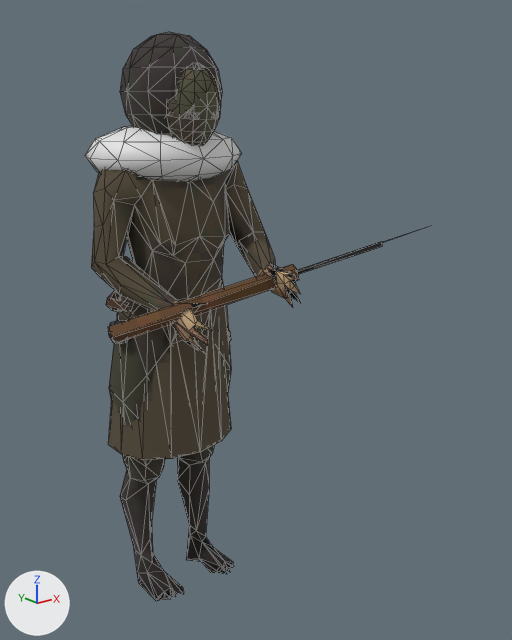
Two versions of the glTF model client/assets/units/skirmisher.glb, one commit apart.
Before and after are seen from a 50 mm camera at (-0.752, -1.245, 1.084) aimed at (0.114, -0.163, 0.651). The axes (+X, +Y, +Z) are drawn at lower left. The lights are the same throughout. The picture after the commit comes second. Mesh edges are drawn as thin lines. Vertices at exactly the same position are counted once.

Script lines for the objects in view, before the commit:
```python
mat_skirmisherbody = principled_material('skirmisherBody')
mat_skirmisherbody.texture = img_skirmisher
mat_skirmisherbody.roughness = 1.0
me_accent = bpy.data.meshes.new('Accent')
me_accent.from_pydata(...)  # a UV sphere (12 segments, 6 rings, poles along z) spanning x -0.16..0.16, y -0.152..0.11, z 0.917..1.04
me_accent.materials.append(mat_accent)  # white #e7e7e7
me_body = bpy.data.meshes.new('Body')
me_body.from_pydata(...)  # 766 vertices, 1399 faces; spans x -0.207..0.349, y -0.404..0.11, z 0.0..1.2
me_body.materials.append(mat_skirmisherbody)  # picture img_skirmisher
ob_accent = bpy.data.objects.new('Accent', me_accent)
ob_accent.location = (0.0, 0.0, 0.0)
ob_body = bpy.data.objects.new('Body', me_body)
ob_body.location = (0.0, 0.0, 0.0)
```
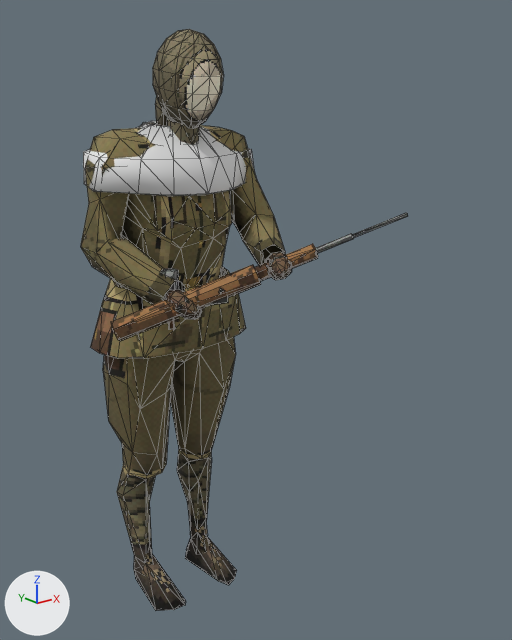
What differs and where, as boxes [x1, y1, x2, y2] in the pictures (512 x 640 px; the box of a moved part takes in the faces that stretch with it):
'Body', surface changed, reshaped (37% narrower, 13% shorter)
    before: [91, 32, 426, 601]
    after: [80, 118, 292, 611]
'Accent', reshaped
    before: [85, 126, 241, 182]
    after: [83, 121, 254, 196]
'Helmet', added
    after: [153, 29, 224, 128]
'Weapon', added
    after: [111, 213, 408, 341]
part 1 of me_body, moved or reshaped (not visible before)
    after: [167, 118, 200, 145]
part 2 of me_body, rebuilt (11% taller)
    before: [91, 161, 300, 601]
    after: [80, 122, 286, 611]
part 3 of me_body, added
    after: [265, 252, 292, 280]
part 4 of me_body, added
    after: [164, 290, 202, 320]
part 5 of me_body, added (brown)
    after: [91, 267, 246, 359]
part 6 of me_body, added (mostly hidden)
    after: [113, 270, 226, 289]
part 7 of me_body, deleted
    before: [106, 32, 426, 344]
part 8 of me_body, deleted (brown)
    before: [108, 241, 382, 460]

What changed in the scene script:
```text
Add img_skirmisher_body:
    img_skirmisher_body = load_image('skirmisher-Body', '_unpacked/skirmisher-Body', 256, 256, 'sRGB')
Add img_skirmisher_weapon:
    img_skirmisher_weapon = load_image('skirmisher-Weapon', '_unpacked/skirmisher-Weapon', 64, 64, 'sRGB')
Add img_skirmisher_helmet:
    img_skirmisher_helmet = load_image('skirmisher-Helmet', '_unpacked/skirmisher-Helmet', 128, 128, 'sRGB')
Change mat_skirmisherbody:
    mat_skirmisherbody.texture: img_skirmisher -> img_skirmisher_body
Add mat_skirmisherweapon:
    mat_skirmisherweapon = principled_material('skirmisherWeapon')
    mat_skirmisherweapon.texture = img_skirmisher_weapon
    mat_skirmisherweapon.roughness = 1.0
Add mat_skirmisherhelmet:
    mat_skirmisherhelmet = principled_material('skirmisherHelmet')
    mat_skirmisherhelmet.texture = img_skirmisher_helmet
    mat_skirmisherhelmet.roughness = 1.0
Change me_body:
    used by ob_body; location = (0.0, 0.0, 0.0)
    remove me_body.from_pydata(...)  # 766 vertices, 1399 faces; spans x -0.207..0.349, y -0.404..0.11, z 0.0..1.2
    add me_body.from_pydata(...)  # 477 vertices, 819 faces; spans x -0.198..0.197, y -0.322..0.101, z 0.0..1.049
    me_body part 1: the loose piece of 16 vertices spanning x -0.027..0.027, y -0.119..-0.047, z 0.958..1.006 is scaled about its middle by (1.05, 1.05, 1.02), then moved by (0.0, -0.004, 0.043)
    me_body part 2: the loose piece of 304 vertices spanning x -0.18..0.179, y -0.361..0.078, z 0.0..1.004 is rebuilt with 263 vertices and now spans x -0.198..0.197, y -0.27..0.081, z 0.0..1.047
    me_body part 3: a new loose piece of 42 vertices spanning x 0.041..0.096, y -0.322..-0.249, z 0.77..0.816, in mat_skirmisherbody (picture img_skirmisher_body)
    me_body part 4: a new loose piece of 42 vertices spanning x -0.11..-0.056, y -0.232..-0.162, z 0.702..0.754, in mat_skirmisherbody (picture img_skirmisher_body)
    me_body part 5: a new loose piece of 37 vertices spanning x -0.173..0.173, y -0.131..0.101, z 0.599..0.736, in mat_skirmisherbody (picture img_skirmisher_body)
    me_body part 6: a new loose piece of 37 vertices spanning x -0.166..0.166, y -0.124..0.094, z 0.6..0.734, in mat_skirmisherbody (picture img_skirmisher_body)
    me_body part 7: 13 loose pieces with 391 vertices, spanning x -0.156..0.349, y -0.404..0.098, z 0.533..1.2, are deleted
    me_body part 8: 55 vertices removed from x -0.207..0.262, y -0.365..0.11, z 0.369..0.828
    other edits to the shape of me_body do not show in these pictures
Change me_accent:
    used by ob_accent; location = (0.0, 0.0, 0.0)
    remove me_accent.from_pydata(...)  # 62 vertices, 120 faces; spans x -0.16..0.16, y -0.152..0.11, z 0.917..1.04
    add me_accent.from_pydata(...)  # 84 vertices, 168 faces; spans x -0.182..0.185, y -0.166..0.092, z 0.914..1.042
    me_accent part 9: the whole mesh is rebuilt
Add me_weapon:
    me_weapon.from_pydata(...)  # 72 vertices, 112 faces; spans x -0.2..0.275, y -0.408..-0.118, z 0.663..0.884
    me_weapon.materials.append(mat_skirmisherweapon)  # picture img_skirmisher_weapon
Add me_helmet:
    me_helmet.from_pydata(...)  # 122 vertices, 236 faces; spans x -0.06..0.06, y -0.177..-0.009, z 0.993..1.2
    me_helmet.materials.append(mat_skirmisherhelmet)  # picture img_skirmisher_helmet
Add ob_weapon:
    ob_weapon = bpy.data.objects.new('Weapon', me_weapon)
    ob_weapon.location = (0.0, 0.0, 0.0)
Add ob_helmet:
    ob_helmet = bpy.data.objects.new('Helmet', me_helmet)
    ob_helmet.location = (0.0, 0.0, 0.0)
```
